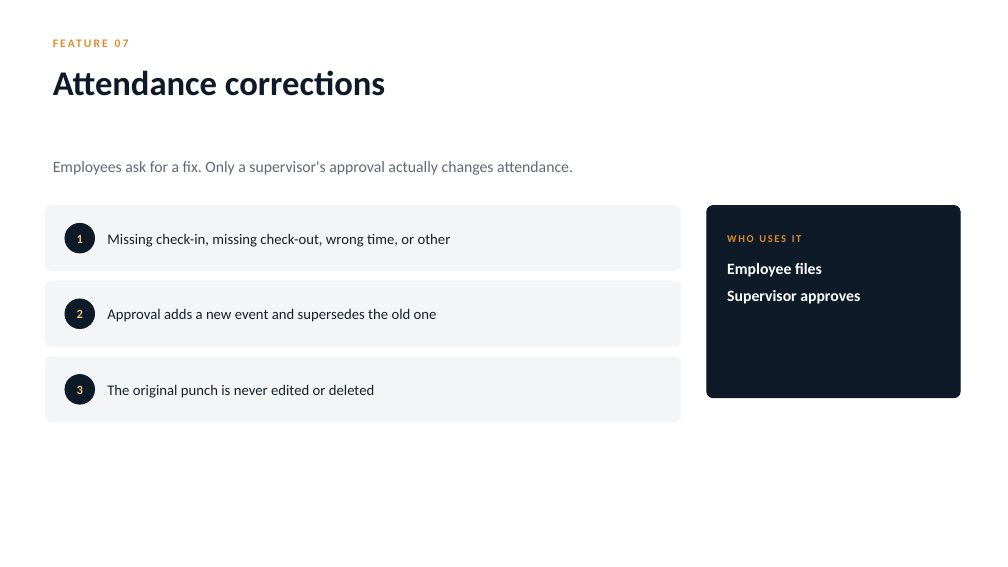
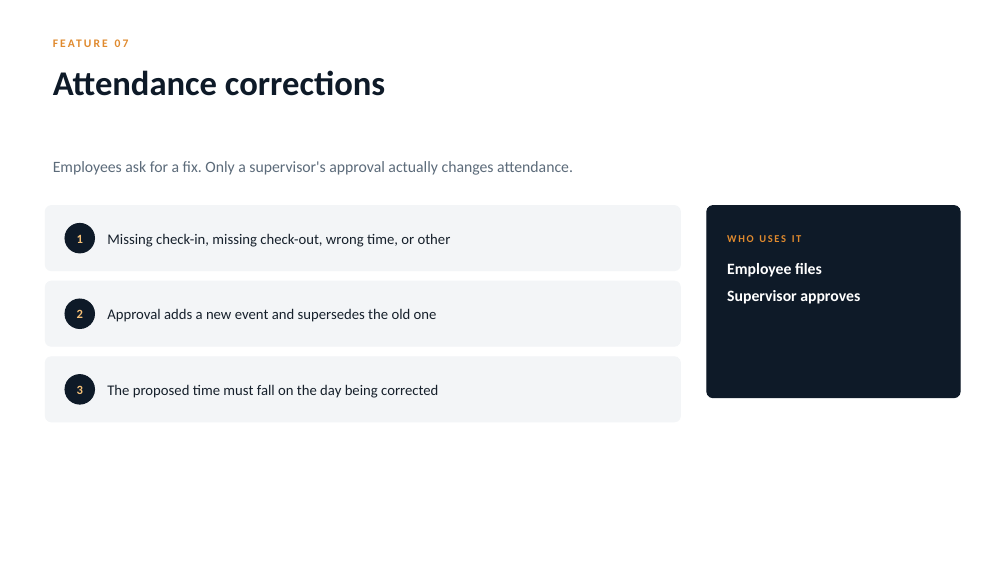
Before and after one commit to iammuniraa-wq/bpmsquare-app, a slide deck: slide 15 of docs/qa/BPMSquare_WFM_Feature_Guide.pptx. Drawn at 1008x567 pixels with LibreOffice and Linux fonts; fonts in the diff are those of the drawing. Boxes give left, top, right and bottom in pixels: in the first picture for what was removed or moved away, otherwise in the second. Text is boxed around its words. In the diff, an @@ line names an element or a change of style, - is before the commit and + after.

```diff
--- a/docs/qa/BPMSquare_WFM_Feature_Guide.pptx
+++ b/docs/qa/BPMSquare_WFM_Feature_Guide.pptx
@@ text at bbox=[107, 384, 438, 398]: text changed @@
-The original punch is never edited or deleted
+The proposed time must fall on the day being corrected
```
Also in this commit, not shown: 14 other slides changed, 2 slides added, 1 other file.
